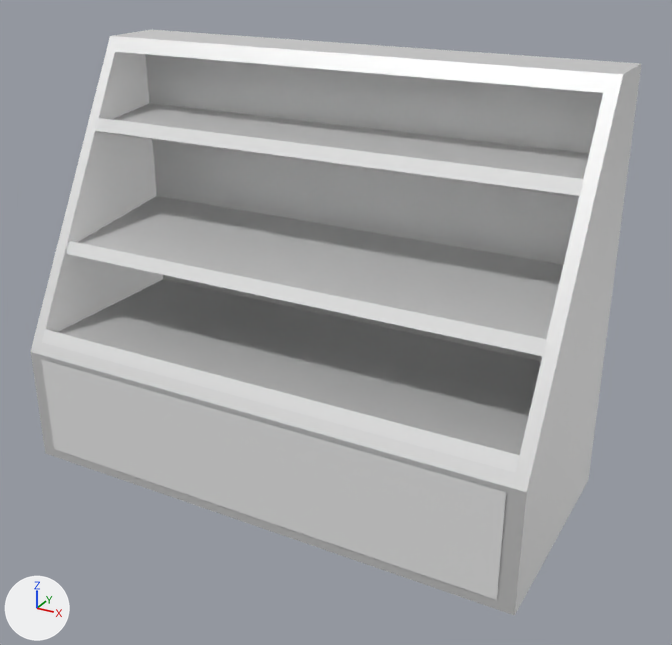
One commit to the glTF model static/models/MAKEUP_SHELF.glb: the scene before it, then after it.
One viewpoint serves both versions: a 50 mm camera at (3.72, -6.28, 4.7) aimed at (0.28, -0.01, 1.57). Every picture has the same lights, and +X, +Y and +Z are marked at lower left. Where no turn or scale is listed for an object, it has been applied to the vertices.
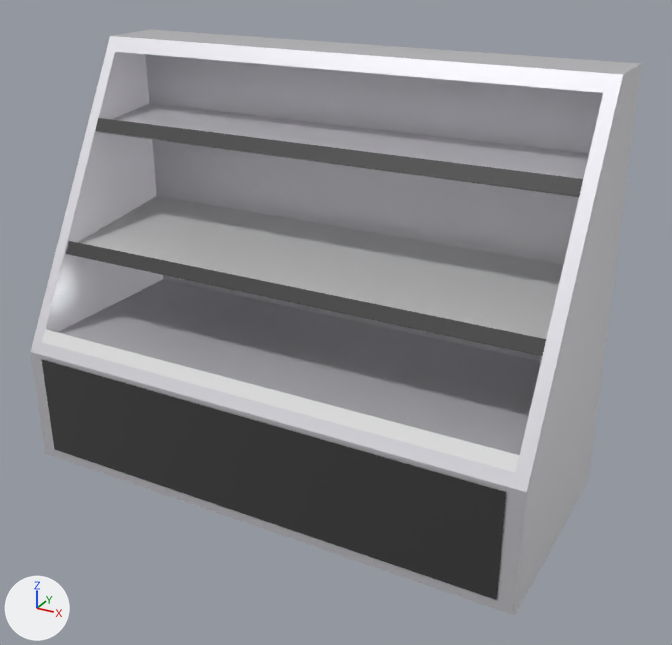
Location of each change, [x1, y1, x2, y2] in pixels of the pictures (672 x 645 px):
'Plan', recoloured (grey to black)
    both: [41, 359, 506, 600]
'Cube.003', recoloured (white to grey)
    both: [95, 118, 583, 197]
'Cube.005', recoloured (white to grey)
    both: [66, 241, 546, 356]

The change, as a list of edits to the scene's bpy script:
```text
Add mat_barre:
    mat_barre = principled_material('Barre')
    mat_barre.base_color = (0.0319, 0.0319, 0.0319)  # black #323232
    mat_barre.coat_weight = 1.0
Change me_plan:
    where me_plan.from_pydata(...)  # 4 vertices, 2 faces; spans x -2.15..2.15, y 0.0, z -0.46..0.46
    add me_plan.materials.append(mat_barre)  # black #323232
Change me_cube_006:
    where me_cube_006.from_pydata(...)  # 8 vertices, 12 faces; spans x -2.19..2.19, y -0.05..0.05, z -0.06..0.06
    add me_cube_006.materials.append(mat_barre)  # black #323232
Change me_cube_007:
    where me_cube_007.from_pydata(...)  # 8 vertices, 12 faces; spans x -2.19..2.19, y -0.05..0.05, z -0.06..0.06
    add me_cube_007.materials.append(mat_barre)  # black #323232
```
